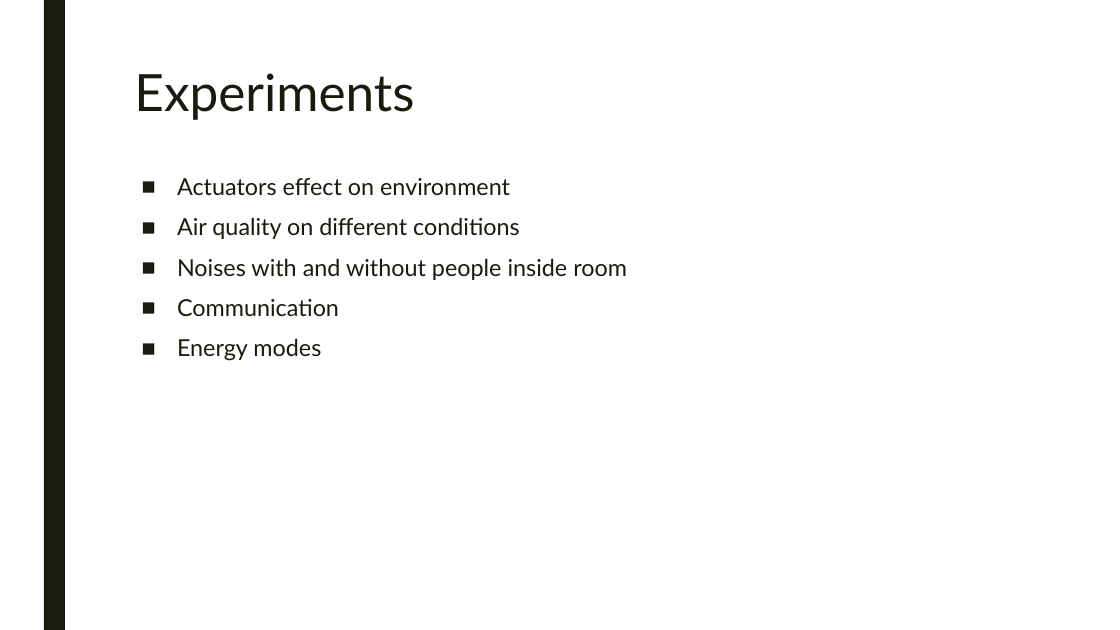
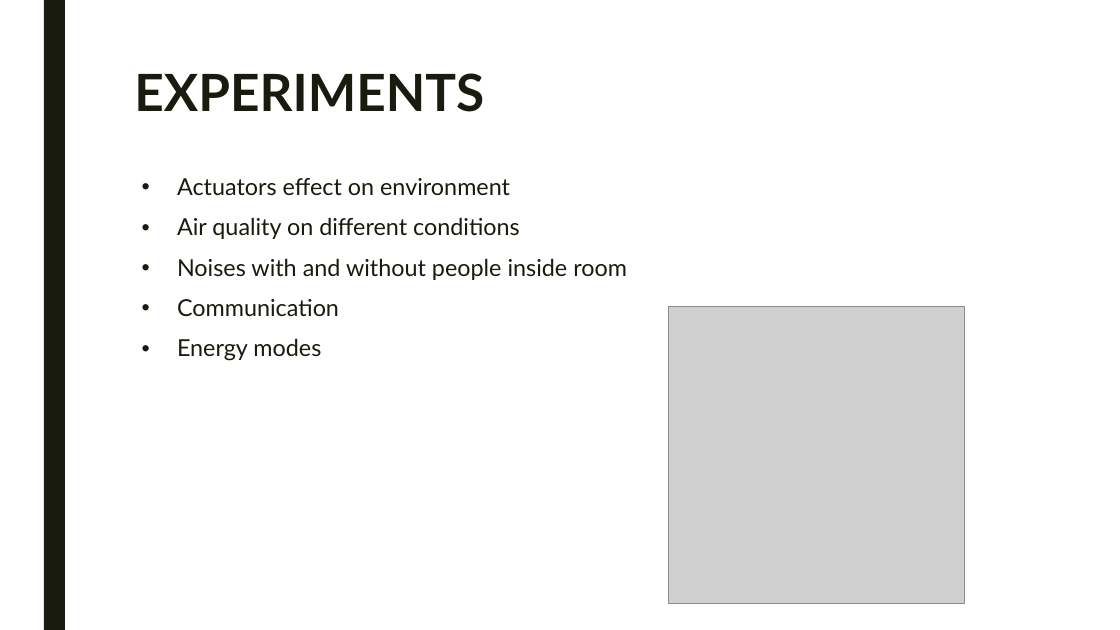
Before and after one commit to LorenzoPecorari/iot_project, a slide deck: slide 5 of presentation/intermediate_pres.pptx. Drawn at 1120x630 pixels with LibreOffice and Linux fonts; fonts in the diff are those of the drawing; grey boxes stand for pictures; background and template pictures are left out. Boxes give left, top, right and bottom in pixels: in the first picture for what was removed or moved away, otherwise in the second. Text is boxed around its words. In the diff, an @@ line names an element or a change of style, - is before the commit and + after.

```diff
--- a/presentation/intermediate_pres.pptx
+++ b/presentation/intermediate_pres.pptx
@@ title at (134,73,484,112): text changed; bold on @@
-Experiments
+EXPERIMENTS
@@ text "Actuators effect on environment" at (177,178,627,361): bullet ■ to • @@
@@ picture added at (669,307,965,603) @@
```
Also in this commit, not shown: 4 other slides changed, 1 slide added, 1 slide removed.
